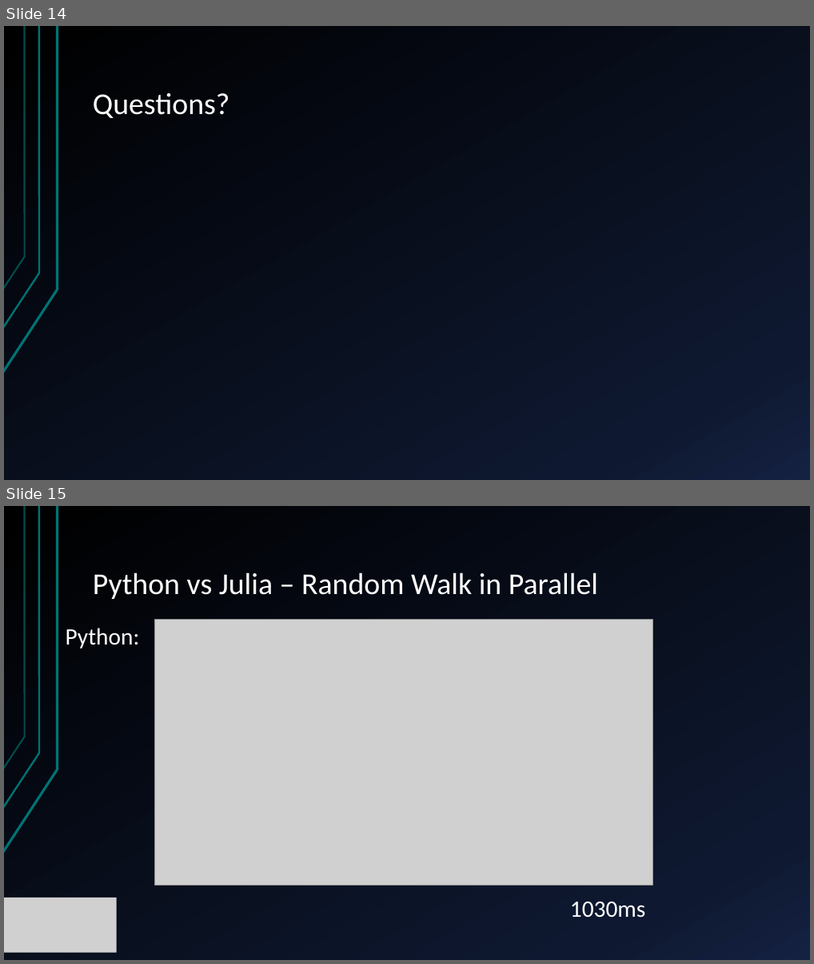
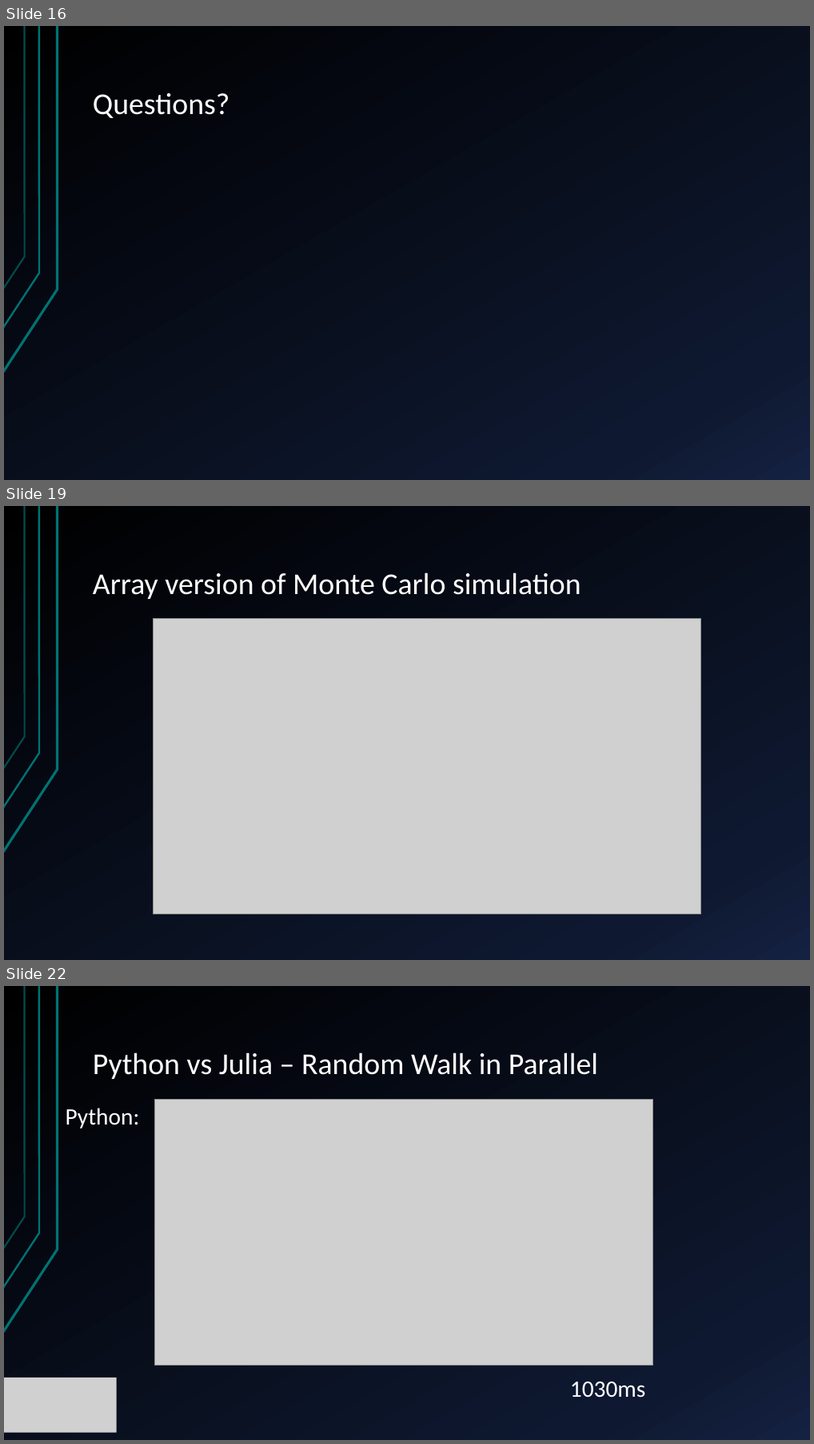
Before and after one commit to JamieMair/intro-to-julia-talk, a slide deck: Introduction to Julia.pptx. Shown one above the other, each under a label of ours: slides 14 and 15 before the commit, slides 16, 19 and 22 after it; the slides between them are not shown. The pictures are 814x964 and 814x1444 pixels, drawn with LibreOffice and Linux fonts; fonts in the diff are those of the drawing; grey boxes stand for pictures. Boxes give left, top, right and bottom in pixels: in the first picture for what was removed or moved away, otherwise in the second. Text is boxed around its words. In the diff, an @@ line names an element or a change of style, - is before the commit and + after.

```diff
--- a/Introduction to Julia.pptx
+++ b/Introduction to Julia.pptx
@@ slide 19 added at (4,506,810,960), background gradient #000000 to #0F1931 to #142242; not listed: 3 template elements that a slide beside it also shows @@
@@ title added at (93,572,582,599), 36 pt, text #FFFFFF @@
+Array version of Monte Carlo simulation
@@ picture added at (154,619,701,914) @@
@@ what was slide 14 is now slide 16 @@
@@ what was slide 15 is now slide 22 @@
```
Also in this commit, not shown: 2 slides changed, 6 other slides added.
